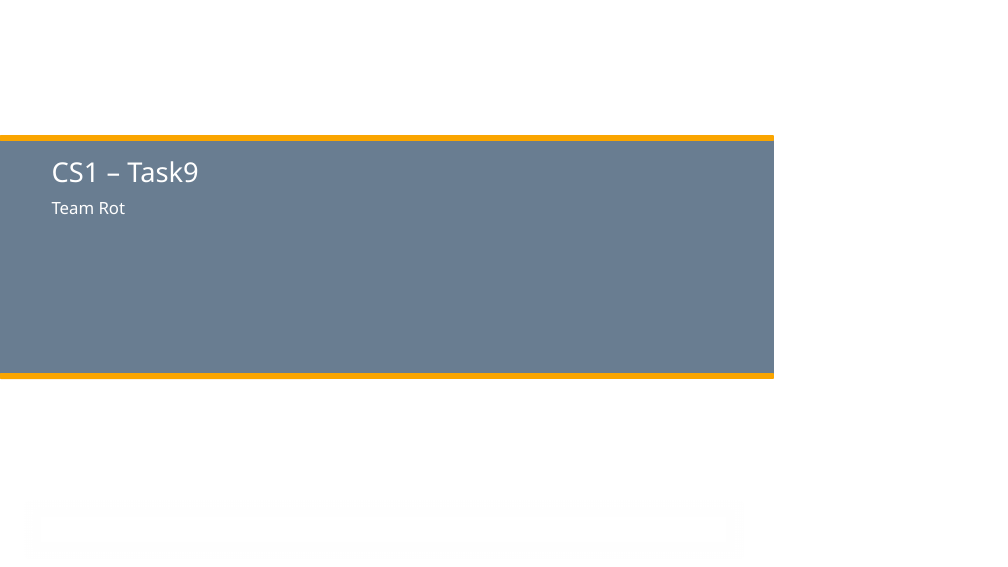
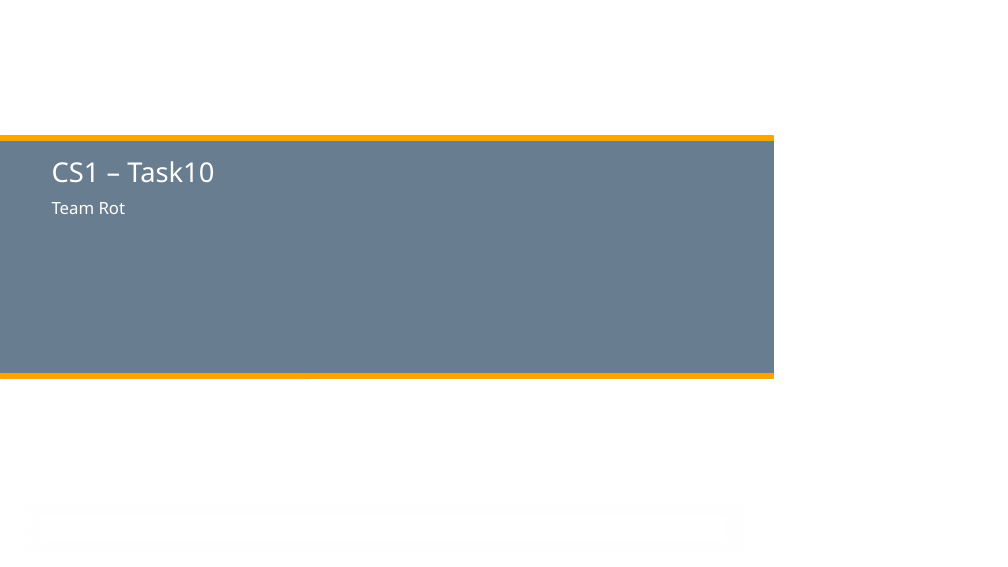
Before and after one commit to tomia1/ch.bfh.btx8081.w2016.red, a slide deck: slide 1 of doc/task10/scrum_presentation.pptx. Drawn at 1008x567 pixels with LibreOffice and Linux fonts; fonts in the diff are those of the drawing; background and template pictures are left out. Boxes give left, top, right and bottom in pixels: in the first picture for what was removed or moved away, otherwise in the second. Text is boxed around its words. In the diff, an @@ line names an element or a change of style, - is before the commit and + after.

```diff
--- a/doc/task10/scrum_presentation.pptx
+++ b/doc/task10/scrum_presentation.pptx
@@ title at [52,161,214,182]: text changed @@
-CS1 – Task9
+CS1 – Task10
```
